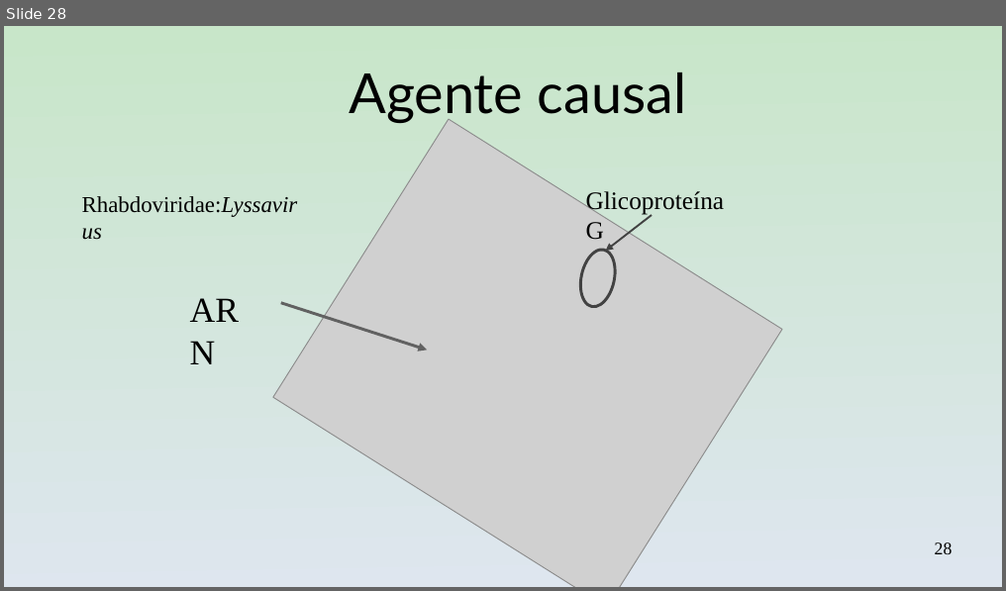
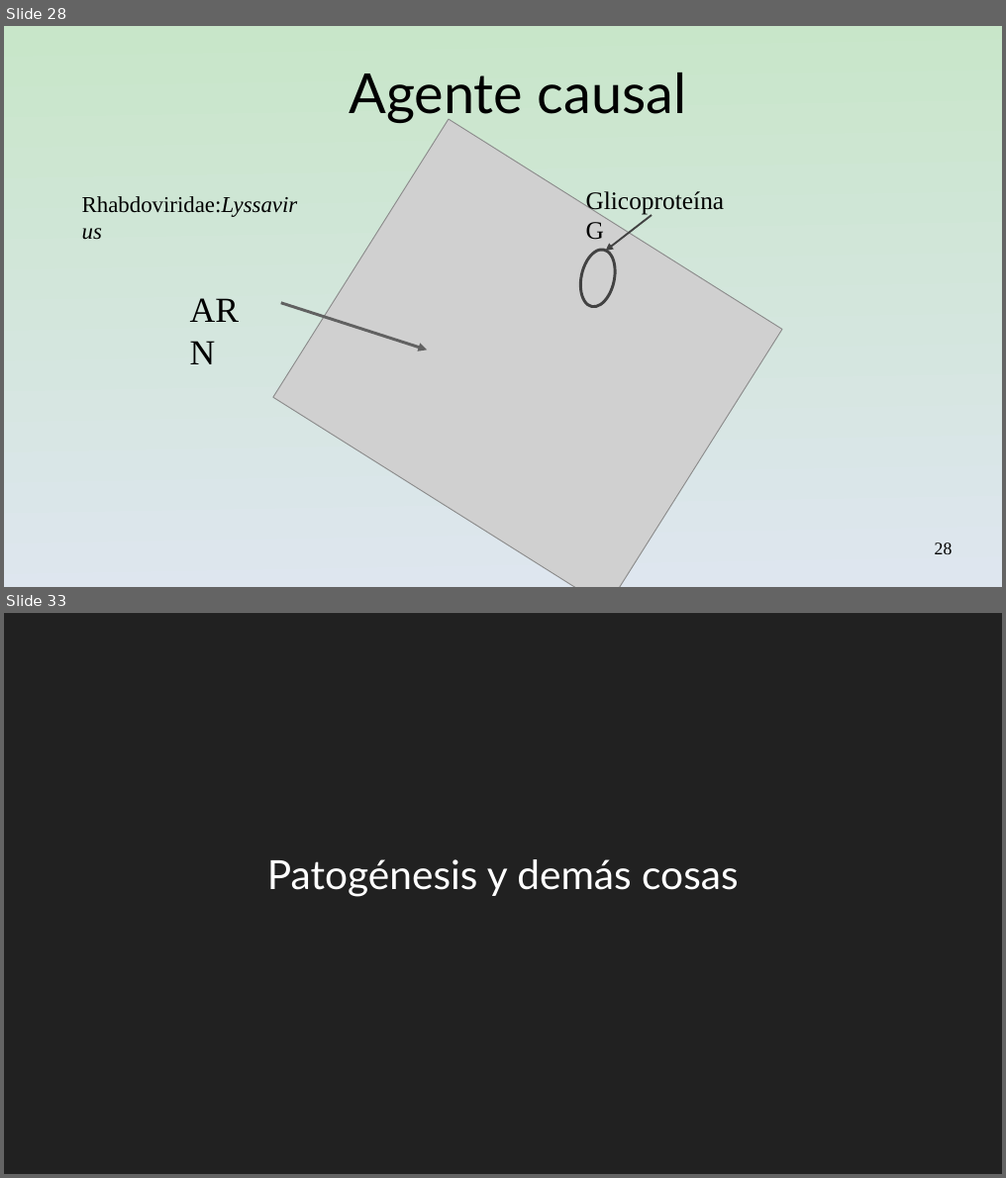
Before and after one commit to gerardommc/Medicina-Cons, a slide deck: Infecciosas.odp. Shown one above the other, each under a label of ours: slide 28 before the commit, slides 28 and 33 after it; the slides between them are not shown. The pictures are 1006x591 and 1006x1178 pixels, drawn with LibreOffice and Linux fonts; fonts in the diff are those of the drawing; grey boxes stand for pictures. Boxes give left, top, right and bottom in pixels: in the first picture for what was removed or moved away, otherwise in the second. Text is boxed around its words. In the diff, an @@ line names an element or a change of style, - is before the commit and + after.

```diff
--- a/Infecciosas.odp
+++ b/Infecciosas.odp
@@ slide 33 added at [4,613,1002,1174], background #212121 @@
@@ text added at [267,860,738,897], 32 pt, text #FFFFFF @@
+Patogénesis y demás cosas
```
Also in this commit, not shown: 4 other slides added, 1 slide removed, 2 other files.
